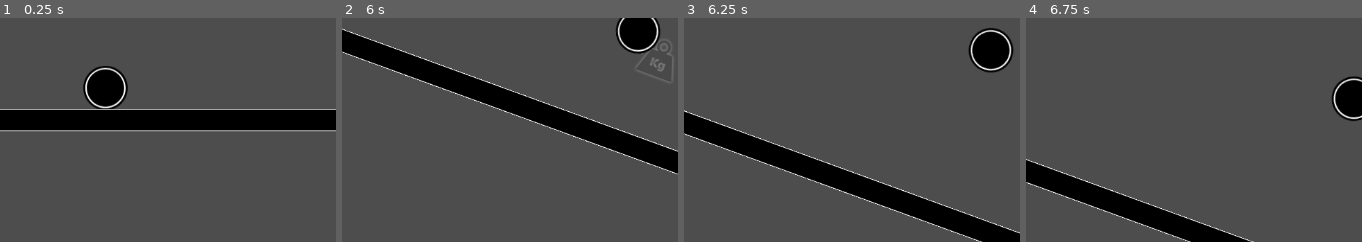
Above: before the commit, frames 1-4 (left to right).
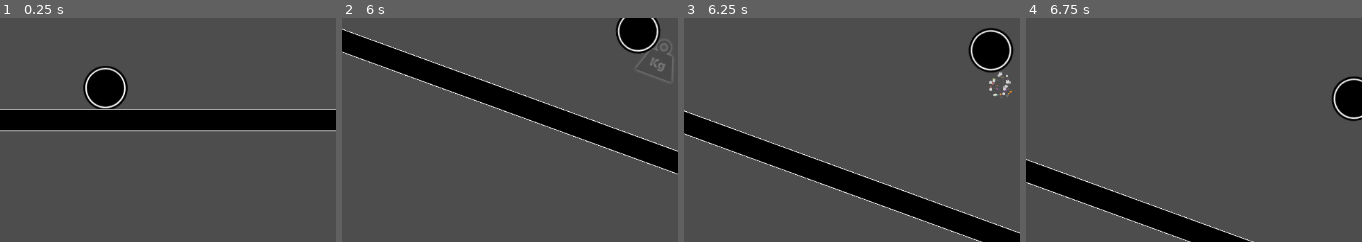
Above: after the commit, the same moments.

Repository: jo-ho/balance-game
Game: Godot game, scene res://game.tscn
Two runs of this game, one before a commit and one after it. Both use one fixed random seed, a clock stepped at 60 frames per second and the inputs below.
Inputs:
- Up to frame 1 (0.25 s): no input
- Up to frame 2 (6 s): hold W (left_up) 0.53-2.03 s; hold S (left_down) 2.03-4.28 s; hold Down (right_down) 4.28-5.03 s; hold W (left_up) 5.03-5.78 s; hold Down (right_down) from 5.78 s (still down)
- Up to frame 3 (6.25 s): keep holding Down (right_down)
- Up to frame 4 (6.75 s): keep holding Down (right_down)
The pictures show only the part of the screen within x 25-75%, y 41-91%; the shares and areas given below are measured in that part.

Frames 1-2 are identical in both runs. In frame 3, 0.2% of the frame differs, in the area x 90-98%, y 24-36%; in frame 4, nothing differs.

Commit message:
Add poof effect

Diff:
--- a/obstacle/obstacle_2d.gd
+++ b/obstacle/obstacle_2d.gd
@@ -1,6 +1,18 @@
 extends RigidBody2D
 
 @onready var despawn: Timer = $Despawn
+@onready var poof: AnimatedSprite2D = $Poof
+@onready var sprite_2d: Sprite2D = $Sprite2D
+@onready var collision_shape_2d: CollisionPolygon2D = $CollisionShape2D
 
 func _ready() -> void:
-	despawn.timeout.connect(func() -> void: queue_free())
+	despawn.timeout.connect(_on_despawn)
+	poof.animation_finished.connect(func() -> void: queue_free())
+
+func _on_despawn() -> void:
+	freeze = true
+	sprite_2d.visible = false
+	collision_shape_2d.disabled = true
+
+	poof.visible = true
+	poof.play("default")
--- a/obstacle/obstacle_2d.tscn
+++ b/obstacle/obstacle_2d.tscn
@@ -1,8 +1,228 @@
-[gd_scene load_steps=2 format=3 uid="uid://d0o00h73132yl"]
+[gd_scene load_steps=34 format=3 uid="uid://d0o00h73132yl"]
 
 [ext_resource type="Script" uid="uid://dpg2p3s0t08cn" path="res://obstacle/obstacle_2d.gd" id="1_r2i8r"]
+[ext_resource type="Texture2D" uid="uid://b2hgt05fdtqmo" path="res://obstacle/assets/Poof.png" id="2_ntvbr"]
+
+[sub_resource type="AtlasTexture" id="AtlasTexture_h4b18"]
+atlas = ExtResource("2_ntvbr")
+region = Rect2(0, 0, 256, 256)
+
+[sub_resource type="AtlasTexture" id="AtlasTexture_ehqr7"]
+atlas = ExtResource("2_ntvbr")
+region = Rect2(256, 0, 256, 256)
+
+[sub_resource type="AtlasTexture" id="AtlasTexture_lxqp7"]
+atlas = ExtResource("2_ntvbr")
+region = Rect2(512, 0, 256, 256)
+
+[sub_resource type="AtlasTexture" id="AtlasTexture_fa1nw"]
+atlas = ExtResource("2_ntvbr")
+region = Rect2(768, 0, 256, 256)
+
+[sub_resource type="AtlasTexture" id="AtlasTexture_bddnv"]
+atlas = ExtResource("2_ntvbr")
+region = Rect2(1024, 0, 256, 256)
+
+[sub_resource type="AtlasTexture" id="AtlasTexture_v7t1x"]
+atlas = ExtResource("2_ntvbr")
+region = Rect2(1280, 0, 256, 256)
+
+[sub_resource type="AtlasTexture" id="AtlasTexture_d0cnv"]
+atlas = ExtResource("2_ntvbr")
+region = Rect2(0, 256, 256, 256)
+
+[sub_resource type="AtlasTexture" id="AtlasTexture_2nvbl"]
+atlas = ExtResource("2_ntvbr")
+region = Rect2(256, 256, 256, 256)
+
+[sub_resource type="AtlasTexture" id="AtlasTexture_6psd0"]
+atlas = ExtResource("2_ntvbr")
+region = Rect2(512, 256, 256, 256)
+
+[sub_resource type="AtlasTexture" id="AtlasTexture_qebhr"]
+atlas = ExtResource("2_ntvbr")
+region = Rect2(768, 256, 256, 256)
+
+[sub_resource type="AtlasTexture" id="AtlasTexture_sy67j"]
+atlas = ExtResource("2_ntvbr")
+region = Rect2(1024, 256, 256, 256)
+
+[sub_resource type="AtlasTexture" id="AtlasTexture_v0qj2"]
+atlas = ExtResource("2_ntvbr")
+region = Rect2(1280, 256, 256, 256)
+
+[sub_resource type="AtlasTexture" id="AtlasTexture_23dh4"]
+atlas = ExtResource("2_ntvbr")
+region = Rect2(0, 512, 256, 256)
+
+[sub_resource type="AtlasTexture" id="AtlasTexture_82nlh"]
+atlas = ExtResource("2_ntvbr")
+region = Rect2(256, 512, 256, 256)
+
+[sub_resource type="AtlasTexture" id="AtlasTexture_j10eo"]
+atlas = ExtResource("2_ntvbr")
+region = Rect2(512, 512, 256, 256)
+
+[sub_resource type="AtlasTexture" id="AtlasTexture_fxwfl"]
+atlas = ExtResource("2_ntvbr")
+region = Rect2(768, 512, 256, 256)
+
+[sub_resource type="AtlasTexture" id="AtlasTexture_undmx"]
+atlas = ExtResource("2_ntvbr")
+region = Rect2(1024, 512, 256, 256)
+
+[sub_resource type="AtlasTexture" id="AtlasTexture_tvr3w"]
+atlas = ExtResource("2_ntvbr")
+region = Rect2(1280, 512, 256, 256)
+
+[sub_resource type="AtlasTexture" id="AtlasTexture_dil31"]
+atlas = ExtResource("2_ntvbr")
+region = Rect2(0, 768, 256, 256)
+
+[sub_resource type="AtlasTexture" id="AtlasTexture_318av"]
+atlas = ExtResource("2_ntvbr")
+region = Rect2(256, 768, 256, 256)
+
+[sub_resource type="AtlasTexture" id="AtlasTexture_a186v"]
+atlas = ExtResource("2_ntvbr")
+region = Rect2(512, 768, 256, 256)
+
+[sub_resource type="AtlasTexture" id="AtlasTexture_n10vj"]
+atlas = ExtResource("2_ntvbr")
+region = Rect2(768, 768, 256, 256)
+
+[sub_resource type="AtlasTexture" id="AtlasTexture_mud1m"]
+atlas = ExtResource("2_ntvbr")
+region = Rect2(1024, 768, 256, 256)
+
+[sub_resource type="AtlasTexture" id="AtlasTexture_6cx6u"]
+atlas = ExtResource("2_ntvbr")
+region = Rect2(1280, 768, 256, 256)
+
+[sub_resource type="AtlasTexture" id="AtlasTexture_pv74r"]
+atlas = ExtResource("2_ntvbr")
+region = Rect2(0, 1024, 256, 256)
+
+[sub_resource type="AtlasTexture" id="AtlasTexture_y6cow"]
+atlas = ExtResource("2_ntvbr")
+region = Rect2(256, 1024, 256, 256)
+
+[sub_resource type="AtlasTexture" id="AtlasTexture_md6mo"]
+atlas = ExtResource("2_ntvbr")
+region = Rect2(512, 1024, 256, 256)
+
+[sub_resource type="AtlasTexture" id="AtlasTexture_jcdq8"]
+atlas = ExtResource("2_ntvbr")
+region = Rect2(768, 1024, 256, 256)
+
+[sub_resource type="AtlasTexture" id="AtlasTexture_nifre"]
+atlas = ExtResource("2_ntvbr")
+region = Rect2(1024, 1024, 256, 256)
+
+[sub_resource type="AtlasTexture" id="AtlasTexture_as44w"]
+atlas = ExtResource("2_ntvbr")
+region = Rect2(1280, 1024, 256, 256)
+
+[sub_resource type="SpriteFrames" id="SpriteFrames_4nja7"]
+animations = [{
+"frames": [{
+"duration": 1.0,
+"texture": SubResource("AtlasTexture_h4b18")
+}, {
+"duration": 1.0,
+"texture": SubResource("AtlasTexture_ehqr7")
+}, {
+"duration": 1.0,
+"texture": SubResource("AtlasTexture_lxqp7")
+}, {
+"duration": 1.0,
+"texture": SubResource("AtlasTexture_fa1nw")
+}, {
+"duration": 1.0,
+"texture": SubResource("AtlasTexture_bddnv")
+}, {
+"duration": 1.0,
+"texture": SubResource("AtlasTexture_v7t1x")
+}, {
+"duration": 1.0,
+"texture": SubResource("AtlasTexture_d0cnv")
+}, {
+"duration": 1.0,
+"texture": SubResource("AtlasTexture_2nvbl")
+}, {
+"duration": 1.0,
+"texture": SubResource("AtlasTexture_6psd0")
+}, {
+"duration": 1.0,
+"texture": SubResource("AtlasTexture_qebhr")
+}, {
+"duration": 1.0,
+"texture": SubResource("AtlasTexture_sy67j")
+}, {
+"duration": 1.0,
+"texture": SubResource("AtlasTexture_v0qj2")
+}, {
+"duration": 1.0,
+"texture": SubResource("AtlasTexture_23dh4")
+}, {
+"duration": 1.0,
+"texture": SubResource("AtlasTexture_82nlh")
+}, {
+"duration": 1.0,
+"texture": SubResource("AtlasTexture_j10eo")
+}, {
+"duration": 1.0,
+"texture": SubResource("AtlasTexture_fxwfl")
+}, {
+"duration": 1.0,
+"texture": SubResource("AtlasTexture_undmx")
+}, {
+"duration": 1.0,
+"texture": SubResource("AtlasTexture_tvr3w")
+}, {
+"duration": 1.0,
+"texture": SubResource("AtlasTexture_dil31")
+}, {
+"duration": 1.0,
+"texture": SubResource("AtlasTexture_318av")
+}, {
+"duration": 1.0,
+"texture": SubResource("AtlasTexture_a186v")
+}, {
+"duration": 1.0,
+"texture": SubResource("AtlasTexture_n10vj")
+}, {
+"duration": 1.0,
+"texture": SubResource("AtlasTexture_mud1m")
+}, {
+"duration": 1.0,
+"texture": SubResource("AtlasTexture_6cx6u")
+}, {
+"duration": 1.0,
+"texture": SubResource("AtlasTexture_pv74r")
+}, {
+"duration": 1.0,
+"texture": SubResource("AtlasTexture_y6cow")
+}, {
+"duration": 1.0,
+"texture": SubResource("AtlasTexture_md6mo")
+}, {
+"duration": 1.0,
+"texture": SubResource("AtlasTexture_jcdq8")
+}, {
+"duration": 1.0,
+"texture": SubResource("AtlasTexture_nifre")
+}, {
+"duration": 1.0,
+"texture": SubResource("AtlasTexture_as44w")
+}],
+"loop": false,
+"name": &"default",
+"speed": 60.0
+}]
 
 [node name="Obstacle2D" type="RigidBody2D"]
+freeze_mode = 1
 script = ExtResource("1_r2i8r")
 
 [node name="Sprite2D" type="Sprite2D" parent="."]
@@ -13,3 +233,8 @@
 [node name="Despawn" type="Timer" parent="."]
 wait_time = 3.0
 autostart = true
+
+[node name="Poof" type="AnimatedSprite2D" parent="."]
+visible = false
+scale = Vector2(0.25, 0.25)
+sprite_frames = SubResource("SpriteFrames_4nja7")
Binary file added: obstacle/assets/Poof.png
Not shown, added: obstacle/assets/Poof.png.import
